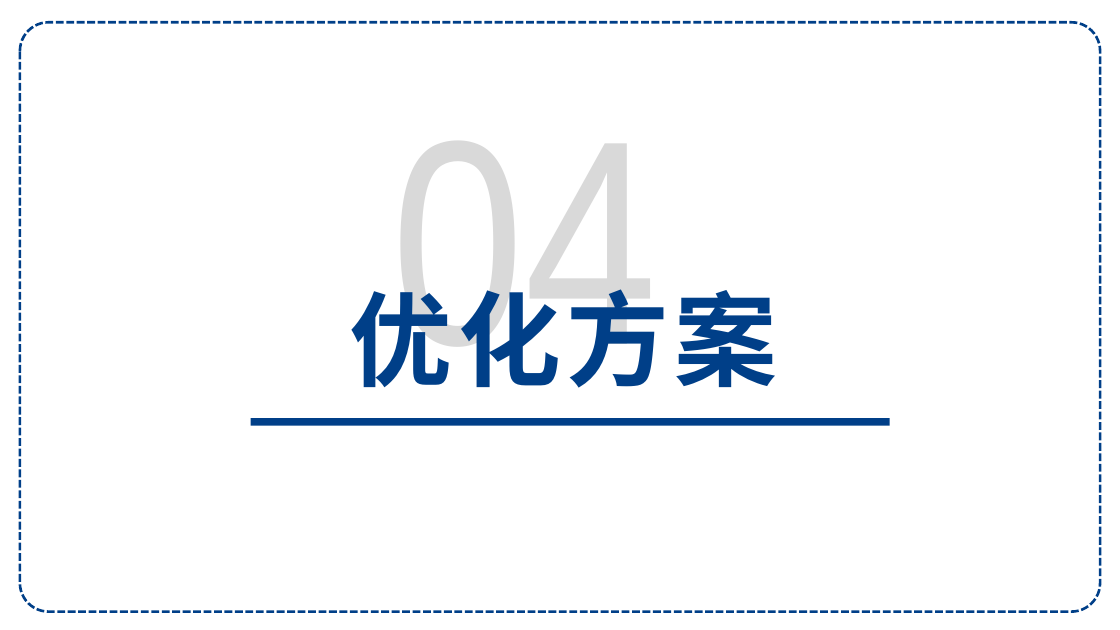
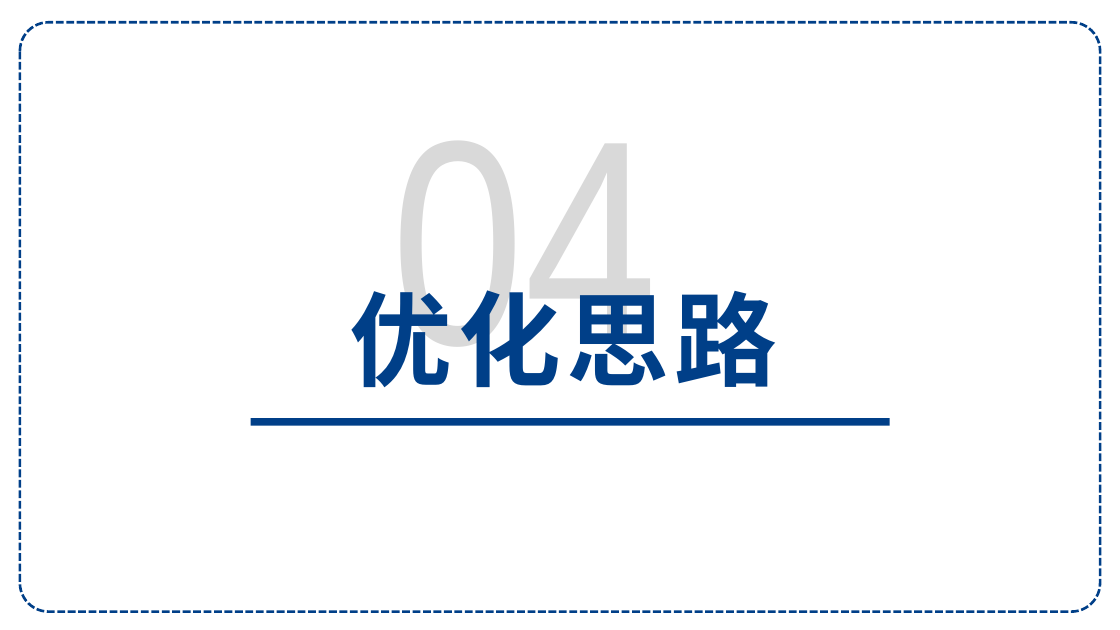
Before and after one commit to Raymon-Lyu/Veterinary-Medicine, a slide deck: slide 19 of 生物分离工程/第十组汇报ppt.pptx (slide 20 before the commit). Drawn at 1120x630 pixels with LibreOffice and Linux fonts; fonts in the diff are those of the drawing. Boxes give left, top, right and bottom in pixels: in the first picture for what was removed or moved away, otherwise in the second. Text is boxed around its words. In the diff, an @@ line names an element or a change of style, - is before the commit and + after.

```diff
--- a/生物分离工程/第十组汇报ppt.pptx
+++ b/生物分离工程/第十组汇报ppt.pptx
@@ text at <box>350,290,778,387</box>: text changed @@
-优化方案
+优化思路
```
Also in this commit, not shown: 5 other slides changed, 1 slide added, 1 slide removed, 1 other file.
